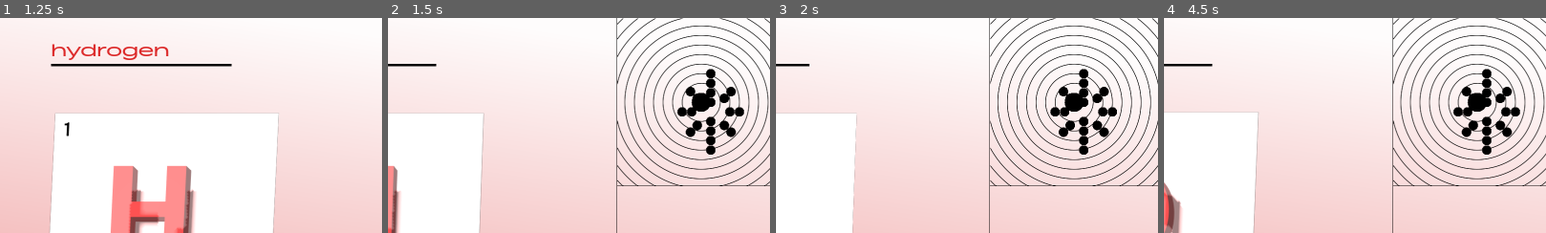
Above: before the commit, frames 1-4 (left to right).
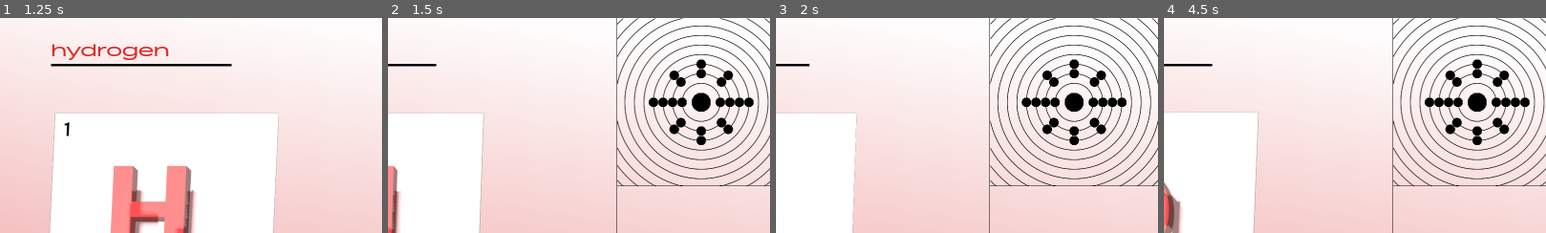
Above: after the commit, the same moments.

Repository: SMTashev20/value-mai-spi
Game: Godot game, scene res://scenes/main.tscn
Two runs of this game, one before a commit and one after it. Both use one fixed random seed, a clock stepped at 60 frames per second and the inputs below.
Inputs:
- Up to frame 1 (1.25 s): click "H" at 0.5 s
- Up to frame 2 (1.5 s): click "He" at 1.25 s
- Up to frame 3 (2 s): no input
- Up to frame 4 (4.5 s): click "HOME" at 2 s; click "He" at 2.75 s; click "He" at 3.5 s; click "N" at 4.25 s
The pictures show only the part of the screen within x 50-100%, y 0-50%; the shares and areas given below are measured in that part.

Frame 1 is identical in both runs. In frame 2, 3.5% of the frame differs, in the area x 68-96%, y 19-64%; in frame 3, 3.4%; in frame 4, 3.5%.

Commit message:
Add electron shell scene

Diff:
--- a/scenes/electron_shell_vis.tscn
+++ b/scenes/electron_shell_vis.tscn
@@ -4,3 +4,8 @@
 
 [node name="Node2D" type="Node2D"]
 script = ExtResource("1_0a4r6")
+ring_width = 2.0
+spacing = 30.0
+points_amount = 20
+core_radius = 50.0
+electron_radius = 8.0
--- a/scripts/ElectronShellVis.gd
+++ b/scripts/ElectronShellVis.gd
@@ -30,17 +30,22 @@
 
 	var counter = 0
 	for shell in shells:
+		var ring_radius = spacing * (counter + 1) + core_radius
 		draw_arc(
 			screen_center,
-			spacing * (counter + 1) + core_radius, 0.,
+			ring_radius, 0.,
 			TAU, points_amount * (counter + 1),
 			ring_color, ring_width, true)
 
 		var rad_per_electron = TAU / shell
-		for electron in shell:
+		for i in range(shell):
+			var angle_increment = 360 / shell
+			var angle = i * angle_increment
+			var electron_position = Vector2(ring_radius, 0).rotated(deg_to_rad(angle))
+
 			draw_circle(Vector2(
-				screen_center.x + sin(rad_per_electron * electron) * spacing * (counter + 1) + core_radius,
-				screen_center.y + cos(rad_per_electron * electron) * spacing * (counter + 1) + core_radius
+				screen_center.x + electron_position.x,
+				screen_center.y + electron_position.y,
 			), electron_radius, electron_color)
 
 		counter += 1
